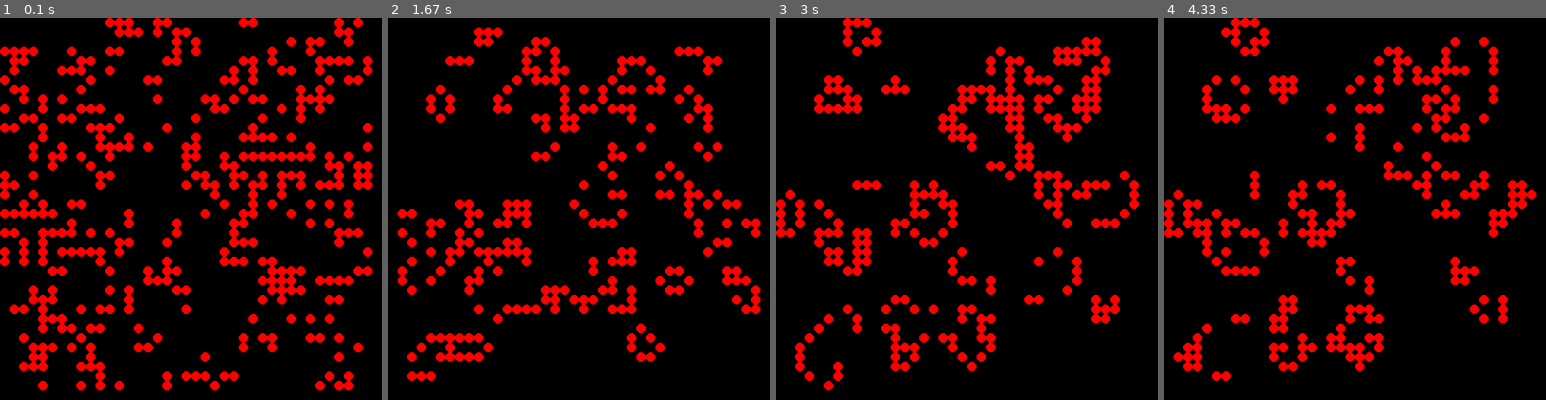
Above: before the commit, frames 1-4 (left to right).
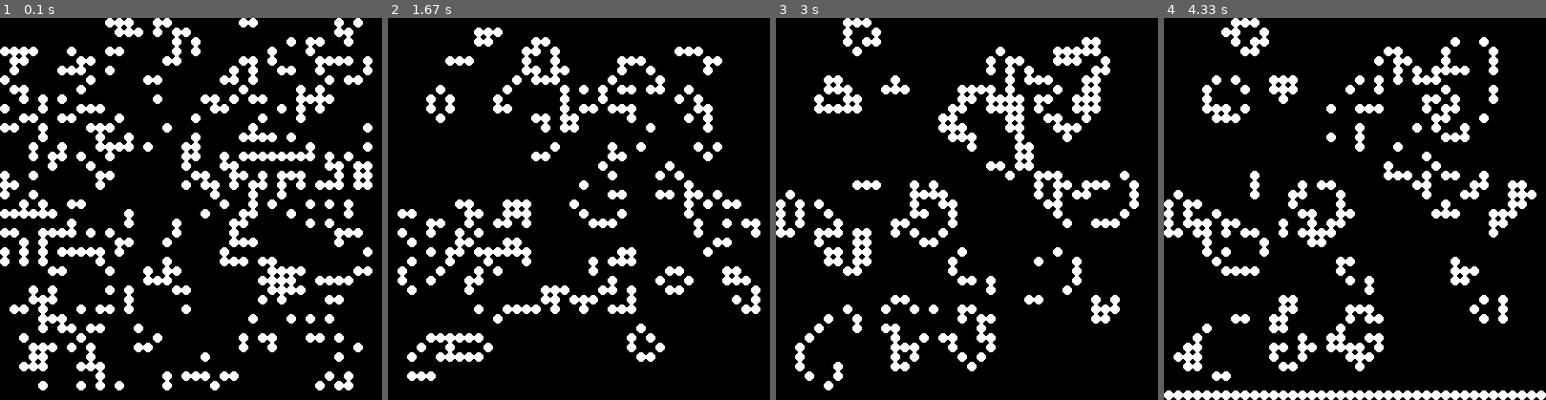
Above: after the commit, the same moments.

Repository: FabCarbonia/GameOfLifePython
Game: pygame game, started from GameOfLife.py
The game is run twice, just before and just after one commit, with the same random seed, the same clock (stepped at 60 frames per second) and the same inputs.
Inputs (mouse positions are in pixels of both pictures, inside the frame that each line leads up to):
- Up to frame 1 (0.1 s): no input
- Up to frame 2 (1.67 s): click (579, 209) at 0.43 s
- Up to frame 3 (3 s): tap Enter at 1.67 s
- Up to frame 4 (4.33 s): tap S at 3.07 s; click (1301, 128) at 3.6 s

The runs differ from the first frame. In frame 1, 18% of the frame differs, in the area x 0-98%, y 0-98%; in frame 2, 12%; in frame 3, 12%; in frame 4, 13%.

Commit message:
Testing out a function to select cells.

Diff:
--- a/GameOfLife.py
+++ b/GameOfLife.py
@@ -8,29 +8,23 @@
 import random
 import sys
 
+
 #CHange into CAPS if they are constant variables.
 grid_size = width, height = 400, 400
 cell_size = 10
 color_dead = 0, 0, 0  # Background
-color_alive = 255, 0, 0  # alive cell, can be any color.  #orange = 255, 100, 0 #yellow = 255,255,0, # red=255,0,0 #Green 0,200,0
+color_alive = 255, 255, 255  # alive cell, can be any color.  #orange = 255, 100, 0 #yellow = 255,255,0, # red=255,0,0 #Green 0,200,0
 fps_max = 10
 
 
 class GameOfLife:
-
     def __init__(self):
-
       #The screen
-
         pygame.init()
-
         pygame.display.set_caption("Game of Life - Created by Fabio Melis") #Gives a title to the window
-
         self.FPSCLOCK = pygame.time.Clock()
         self.screen = pygame.display.set_mode(grid_size)
         self.clear_screen()  # you clear the screen before it starts running
-
-
         pygame.display.flip() #Update the full display Surface to the screen
         self.last_update_completed = 0
         #self.desired_milliseconds_between_updates = (1.0 / fps_max) * 1000
@@ -42,6 +36,12 @@
         self.set_grid()
         self.paused = False
         self.game_over = False
+
+    def is_in_range(self, x, y):
+        if x in range(self.x, self.x + self.size + 1) and y in range(self.y, self.y + self.size + 1):
+            return True
+        else:
+            return False
 
     def init_grids(self):
 
@@ -85,13 +85,10 @@
                     color = color_dead
 
                 #pygame.draw.rect(self.screen, color, ((c * cell_size + (cell_size / 2)),(r * cell_size + (cell_size / 2)), cell_size, cell_size) )
-                pygame.draw.circle(self.screen,
-                                  color,
-                                   (int(c * cell_size + (cell_size / 2)),
-                                   int(r * cell_size + (cell_size / 2))),
-                               int(cell_size / 2), 0)
+                posn = (int(c * cell_size + cell_size / 2),
+                        int(r * cell_size + cell_size / 2))
+                pygame.draw.circle(self.screen, color, posn, int(cell_size / 2), 0)
         pygame.display.flip()
-
 
     def clear_screen(self):
         self.screen.fill(color_dead)
@@ -105,7 +102,6 @@
         return cell_value
 
     def check_cell_neighbors(self, row_index, col_index):
-
         # Get the number of alive cells surrounding the current cell
         # self.grids[self.active_grid][r][c]   #is the current cell
         num_alive_neighbors = 0
@@ -149,8 +145,8 @@
         for r in range(self.num_rows - 1):
             for c in range(self.num_cols - 1):
                 next_gen_state = self.check_cell_neighbors(r, c)
-                #Set inactive grid future cell state
-                self.grids[self.inactive_grid()][r][c]  = next_gen_state #if it is zero, than is is 1. if it is 1, it is gonna be 0. Picks the offgrid.
+                # Set inactive grid future cell state
+                self.grids[self.inactive_grid()][r][c] = next_gen_state  # if it is zero, than is is 1. if it is 1, it is gonna be 0. Picks the offgrid.
         self.active_grid = self.inactive_grid()
 
 
@@ -162,28 +158,36 @@
     def inactive_grid(self):
         return (self.active_grid + 1) % 2
 
-
-
     def handle_events(self):
         for event in pygame.event.get():
             if event.type == pygame.MOUSEBUTTONDOWN:
-                #Get the position of the mouseclick
-                mousepos_x, mousepos_y = event.pos
-                print(mousepos_x, mousepos_y)
-
-
-                """"
-                for row in range(self.num_rows):
-                    for col in range(self.num_cols):
-                        click = pygame.mouse.get_pos()
-                        if self.get_cell == color_alive:
-                            return color_dead
-
-                        else:
-                            return color_dead
-
-            #cell_value.is_in_range(click[0], click[1]):
-"""
+                if(event.button==1):
+                    mousepos_x, mousepos_y = event.pos
+                    r, c = ((mousepos_x - cell_size / 2) // cell_size,
+                            (mousepos_y - cell_size / 2) // cell_size)
+                    print(event.pos, '->', (r, c))  # Show result.
+                    mousepos_x, mousepos_y = event.pos# Index Y rows down, X columns to the right
+                    for c in range(self.num_cols):
+                        for r in range(self.num_rows):
+                            if self.grids[self.active_grid][r][c] == 1:
+                                color = color_dead
+                            else:
+                                color = color_alive
+                        posn = (int(c * cell_size + cell_size / 2),
+                                int(r * cell_size + cell_size / 2))
+                        pygame.draw.circle(self.screen, color, posn, int(cell_size / 2), 0)
+                    pygame.display.flip()
+
+
+            """"
+                            for c in range(self.num_cols):
+                                for r in range(self.num_rows):
+                                    if self.grids[self.active_grid][r][c] == 1:
+                                        self.grids[self.active_grid][r][c] = 0
+                                        print(self.grids[self.active_grid][r][c])
+                                    else:
+                                        self.grids[self.active_grid][r][c] = 1
+            """
 
             if event.type == pygame.KEYDOWN:
                 if event.unicode == 's':
@@ -201,7 +205,7 @@
                     self.set_grid(0,self.inactive_grid()) #set to 0.
                     self.draw_grid() #Even if it is paused.
                 # Quitfunction
-                elif event.unicode == 'q':
+                elif event.unicode == 'q':  #If I press q, game_over becomes TRUE, which returns/ends in the def run().
                     print("Quitting the grid")
                     self.game_over = True
 
@@ -229,16 +233,11 @@
             self.draw_grid()  # and draw the grid
             self.FPSCLOCK.tick(fps_max)
 
-
-
-
-
 if __name__ == "__main__":
     game = GameOfLife()
     game.run()
 
 '''
-
 #https://gist.github.com/bennuttall/6952575
 #pygame for the game of life.
 #django for website.
